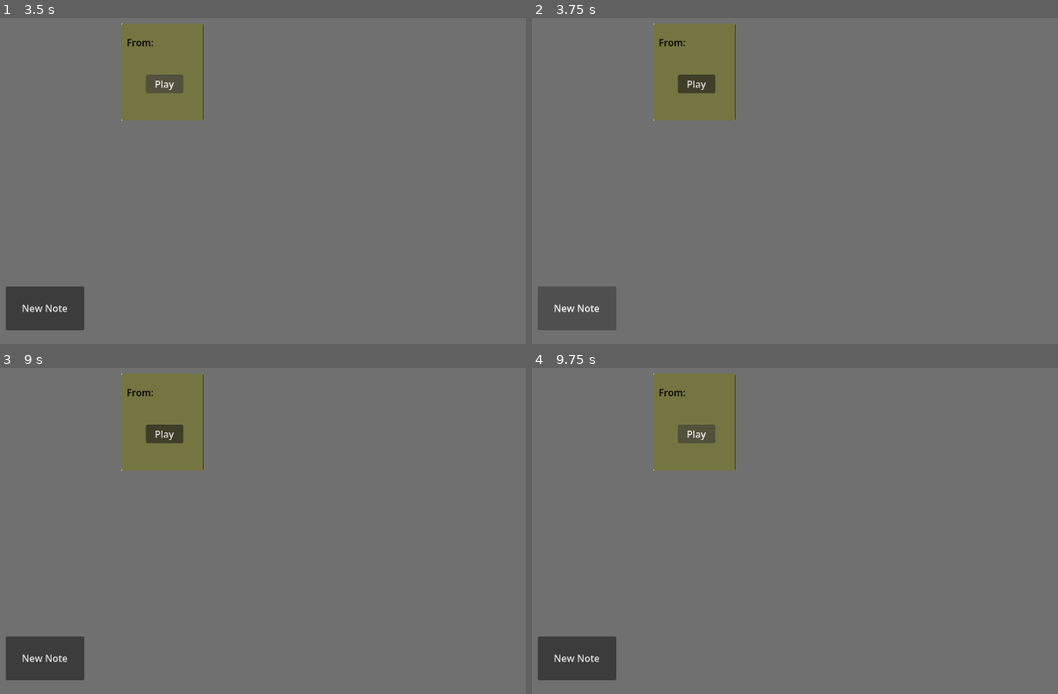
Above: before the commit, frames 1-4 (two rows, left to right).
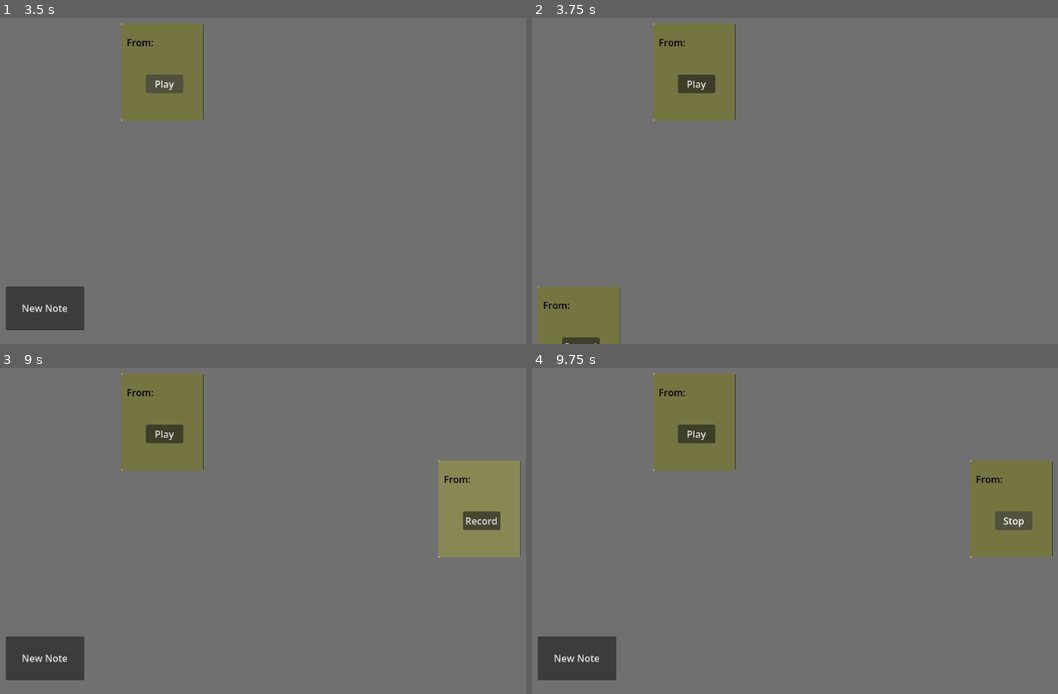
Above: after the commit, the same moments.

Repository: thisotherguyalso/ISCS-Prototype
Game: Godot game, scene res://Scenes/message_board.tscn
Two runs of this game, one before a commit and one after it. Both use one fixed random seed, a clock stepped at 60 frames per second and the inputs below.
Inputs (mouse positions are in pixels of both pictures, inside the frame that each line leads up to):
- Up to frame 1 (3.5 s): click "Record" at 0.5 s; click "Stop" at 1.25 s; click "Play" at 2 s; click "Play" at 2.75 s
- Up to frame 2 (3.75 s): click "New Note" at 3.5 s
- Up to frame 3 (9 s): click "New Note" at 4.25 s; click (163, 423) at 5.02 s; click (163, 423) at 5.77 s; click (163, 423) at 6.52 s; click "Play" at 7.25 s; click "New Note" at 8 s; tap Enter at 8.75 s; move the mouse to (478, 482) at 8.77 s
- Up to frame 4 (9.75 s): click "Play" (after the commit: "Record") at 9.5 s

Frame 1 is identical in both runs. In frame 2, 2.7% of the frame differs, in the area x 0-17%, y 82-100%; in frame 3, 4.6%; in frame 4, 4.7%, in the area x 83-100%, y 28-59%.

Commit message:
fixed new note

Diff:
--- a/iscs-prototype/Scenes/message_board.tscn
+++ b/iscs-prototype/Scenes/message_board.tscn
@@ -29,3 +29,5 @@
 offset_bottom = 626.0
 text = "New Note"
 script = ExtResource("2_ysn5d")
+
+[connection signal="pressed" from="Button" to="Button" method="_on_pressed"]
